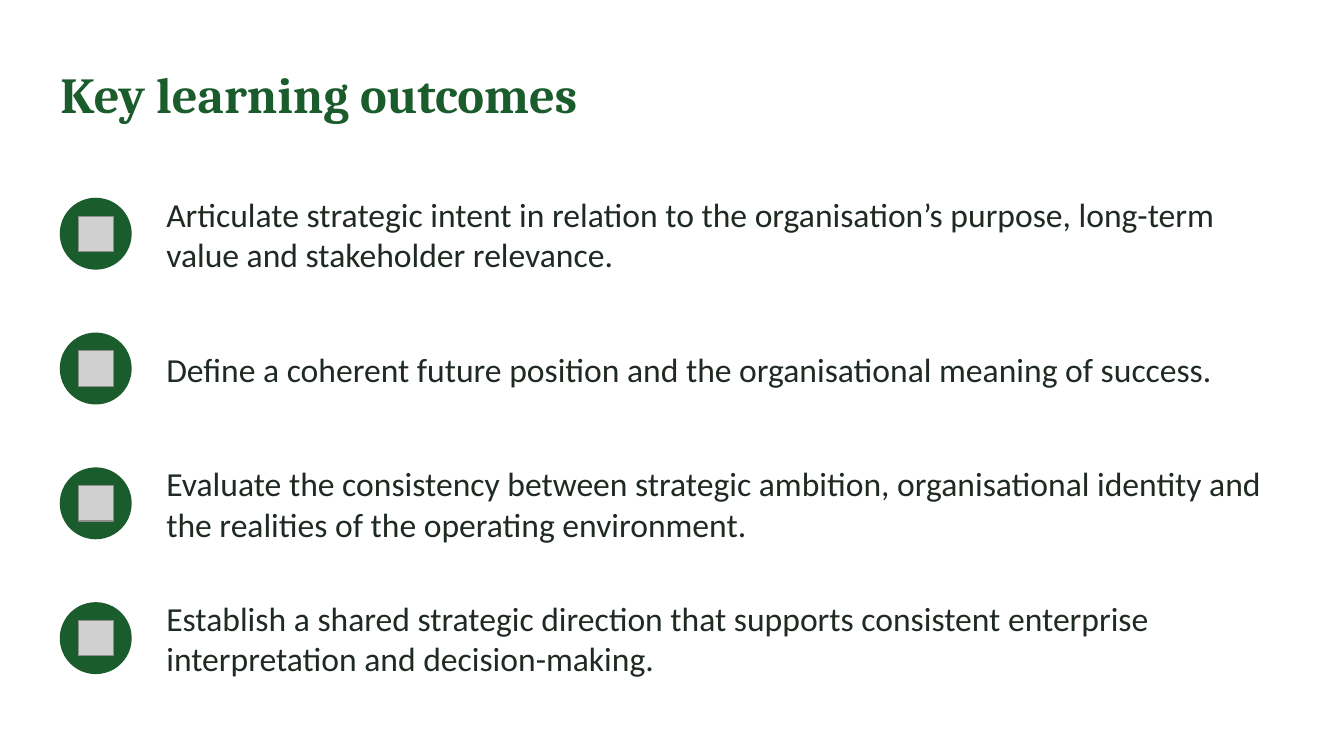
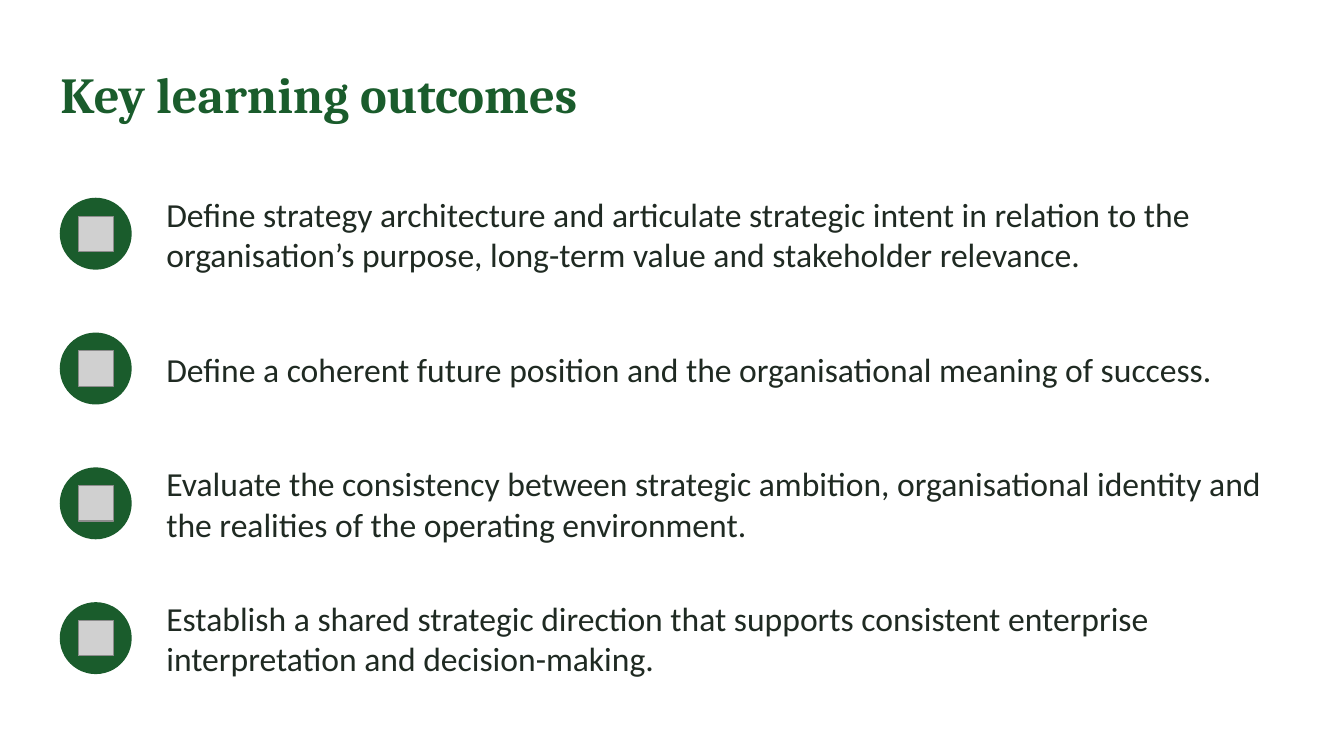
Before and after one commit to IBSL26/ibsl-platform, a slide deck: slide 2 of Unit decks/Unit 02 - Strategy Visioning & Success in Practice (SiP).pptx. Drawn at 1344x756 pixels with LibreOffice and Linux fonts; fonts in the diff are those of the drawing; grey boxes stand for pictures. Boxes give left, top, right and bottom in pixels: in the first picture for what was removed or moved away, otherwise in the second. Text is boxed around its words. In the diff, an @@ line names an element or a change of style, - is before the commit and + after.

```diff
--- a/Unit decks/Unit 02 - Strategy Visioning & Success in Practice (SiP).pptx
+++ b/Unit decks/Unit 02 - Strategy Visioning & Success in Practice (SiP).pptx
@@ text at bbox=[166, 203, 1190, 273]: text changed @@
-Articulate strategic intent in relation to the organisation’s purpose, long-term value and stakeholder relevance.
+Define strategy architecture and articulate strategic intent in relation to the organisation’s purpose, long-term value and stakeholder relevance.
```
Also in this commit, not shown: 15 other slides changed, 29 slides added, 12 slides removed, 47 other files.
